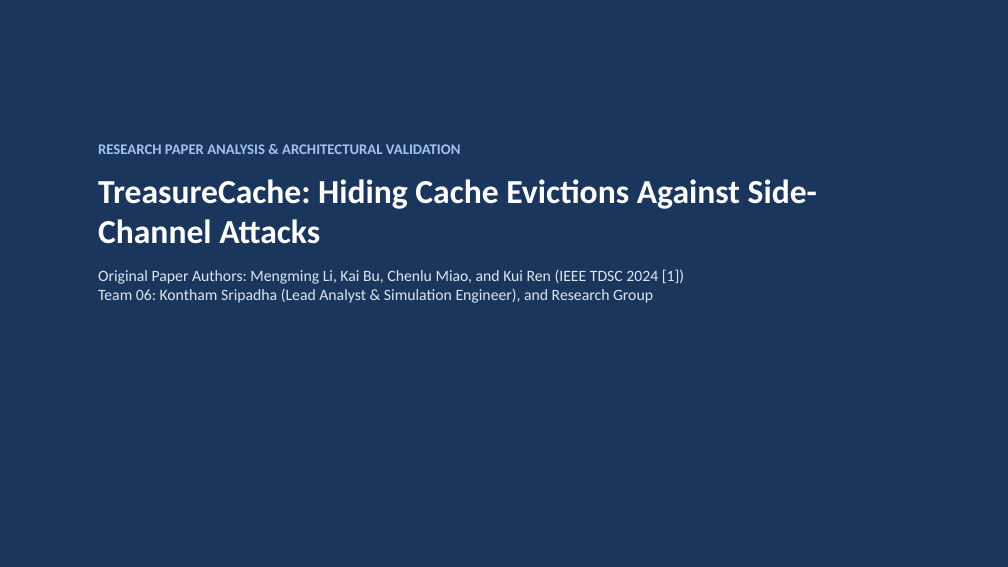
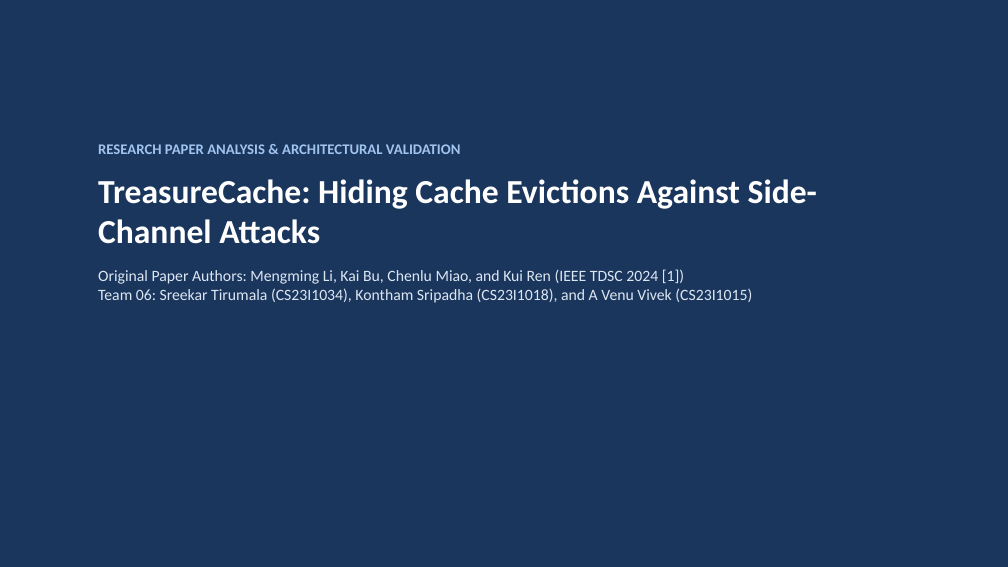
Before and after one commit to Sripadh16/IS-project, a slide deck: slide 1 of TreasureCache_Presentation.pptx. Drawn at 1008x567 pixels with LibreOffice and Linux fonts; fonts in the diff are those of the drawing. Boxes give left, top, right and bottom in pixels: in the first picture for what was removed or moved away, otherwise in the second. Text is boxed around its words. In the diff, an @@ line names an element or a change of style, - is before the commit and + after.

Commit message:
Integrate Ada-EHB+ extension, multi-vector attack suite, hardware RTL synthesis, formal proofs, and 3-member team roster

```diff
--- a/TreasureCache_Presentation.pptx
+++ b/TreasureCache_Presentation.pptx
@@ text at bbox=[98, 269, 752, 303]: text changed @@
-Original Paper Authors: Mengming Li, Kai Bu, Chenlu Miao, and Kui Ren (IEEE TDSC 2024 [1])
-Team 06: Kontham Sripadha (Lead Analyst & Simulation Engineer), and Research Group
+Original Paper Authors: Mengming Li, Kai Bu, Chenlu Miao, and Kui Ren (IEEE TDSC 2024 [1])
+Team 06: Sreekar Tirumala (CS23I1034), Kontham Sripadha (CS23I1018), and A Venu Vivek (CS23I1015)
```
Also in this commit, not shown: 1 slide added, 1 slide removed, 27 other files.
